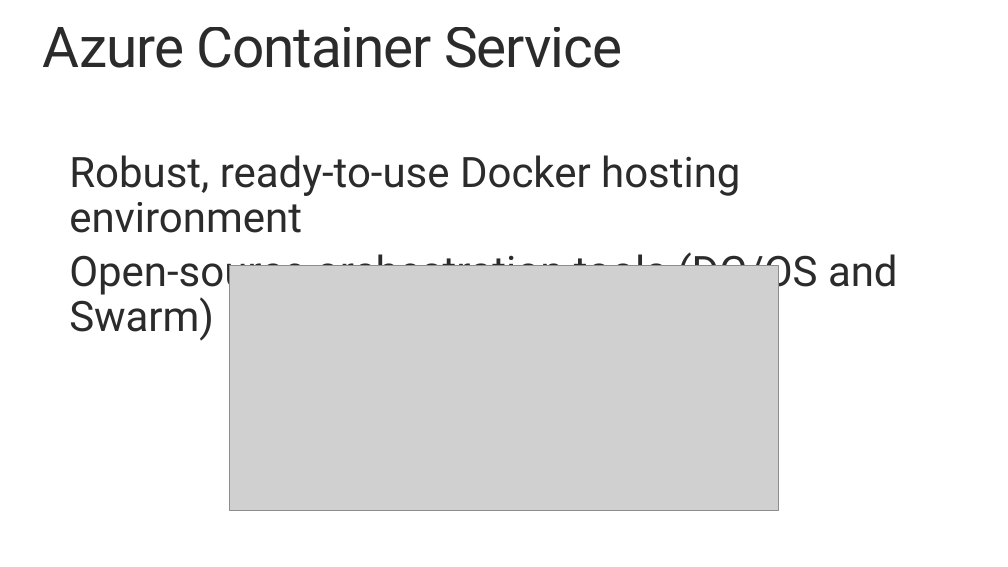
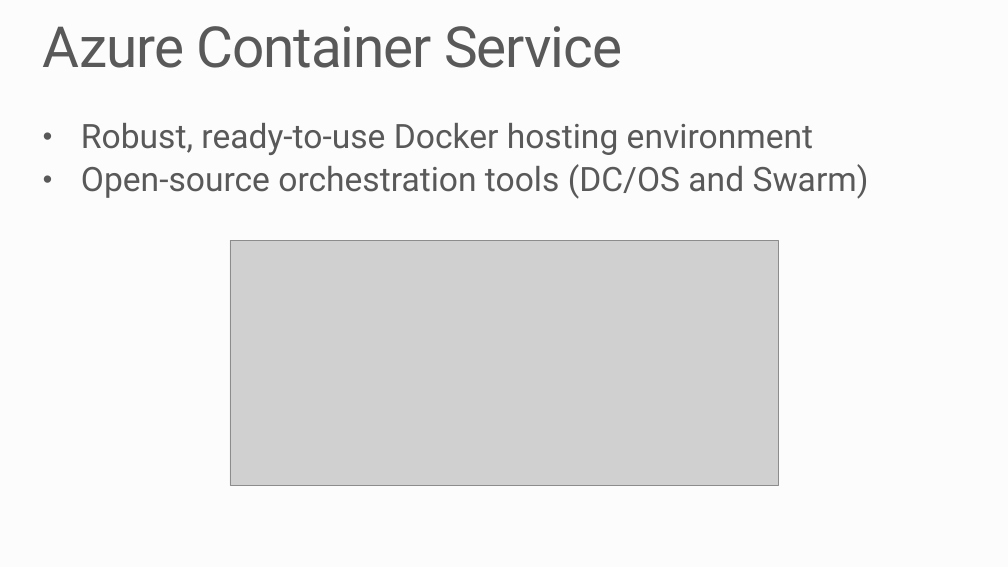
Before and after one commit to MSRConnections/Azure-training-course, a slide deck: slide 8 of Content/Container Service/Azure Container Service.pptx. Drawn at 1008x567 pixels with LibreOffice and Linux fonts; fonts in the diff are those of the drawing; grey boxes stand for pictures; background and template pictures are left out. Boxes give left, top, right and bottom in pixels: in the first picture for what was removed or moved away, otherwise in the second. Text is boxed around its words. In the diff, an @@ line names an element or a change of style, - is before the commit and + after.

```diff
--- a/Content/Container Service/Azure Container Service.pptx
+++ b/Content/Container Service/Azure Container Service.pptx
@@ background #FFFFFF to #FCFCFC @@
@@ title "Azure Container Service" at [43,26,622,68]: text colour #292929 to #595959 @@
@@ text "Robust, ready-to-use Docker hosting environment": place and size @@
-text "Robust, ready-to-use Docker hosting environment" at [69,155,898,341]
+text "Robust, ready-to-use Docker hosting environment" at [81,123,869,199]
@@ text "Robust, ready-to-use Docker hosting environment" at [81,123,869,199]: size 40 to 32 pt, text colour #292929 to #595959; bullet none to •; less space between paragraphs @@
@@ picture: place and size @@
-picture at [230,265,778,511]
+picture at [230,240,778,486]
```
Also in this commit, not shown: 8 other slides changed.
